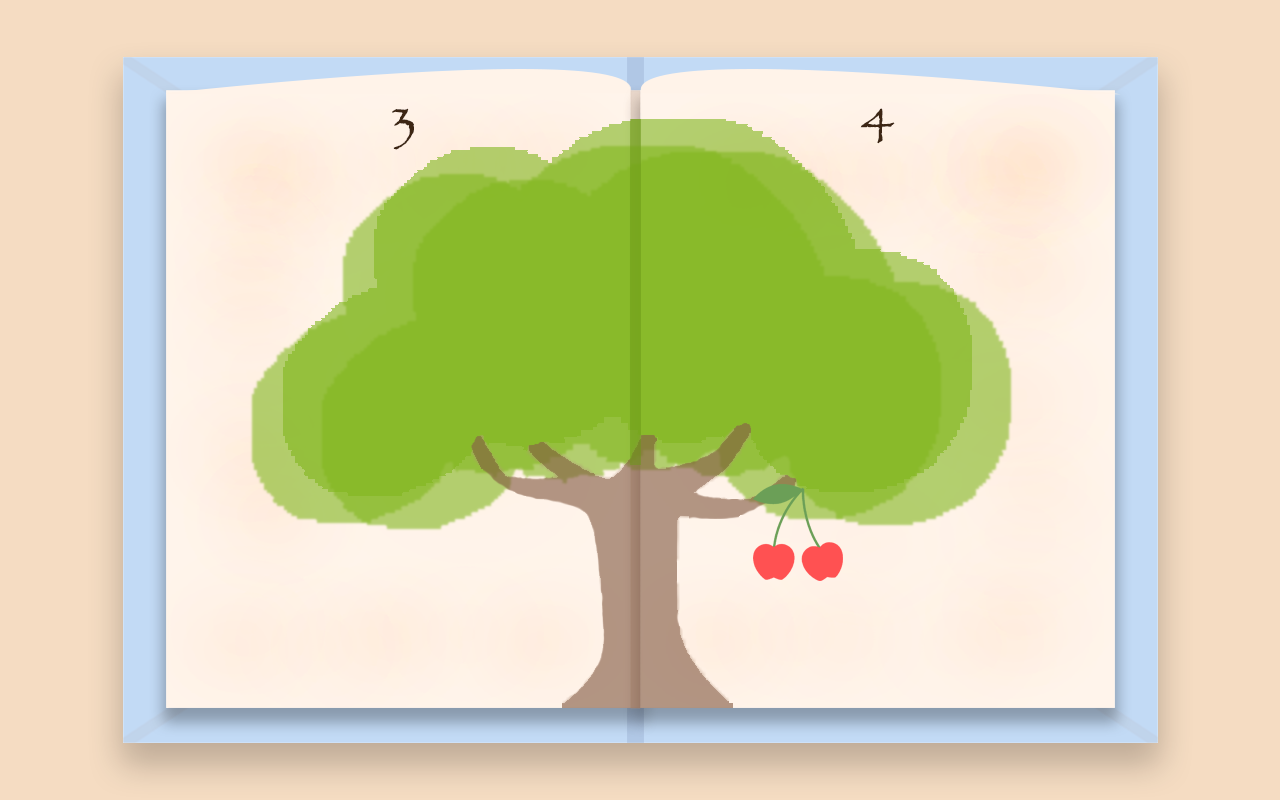
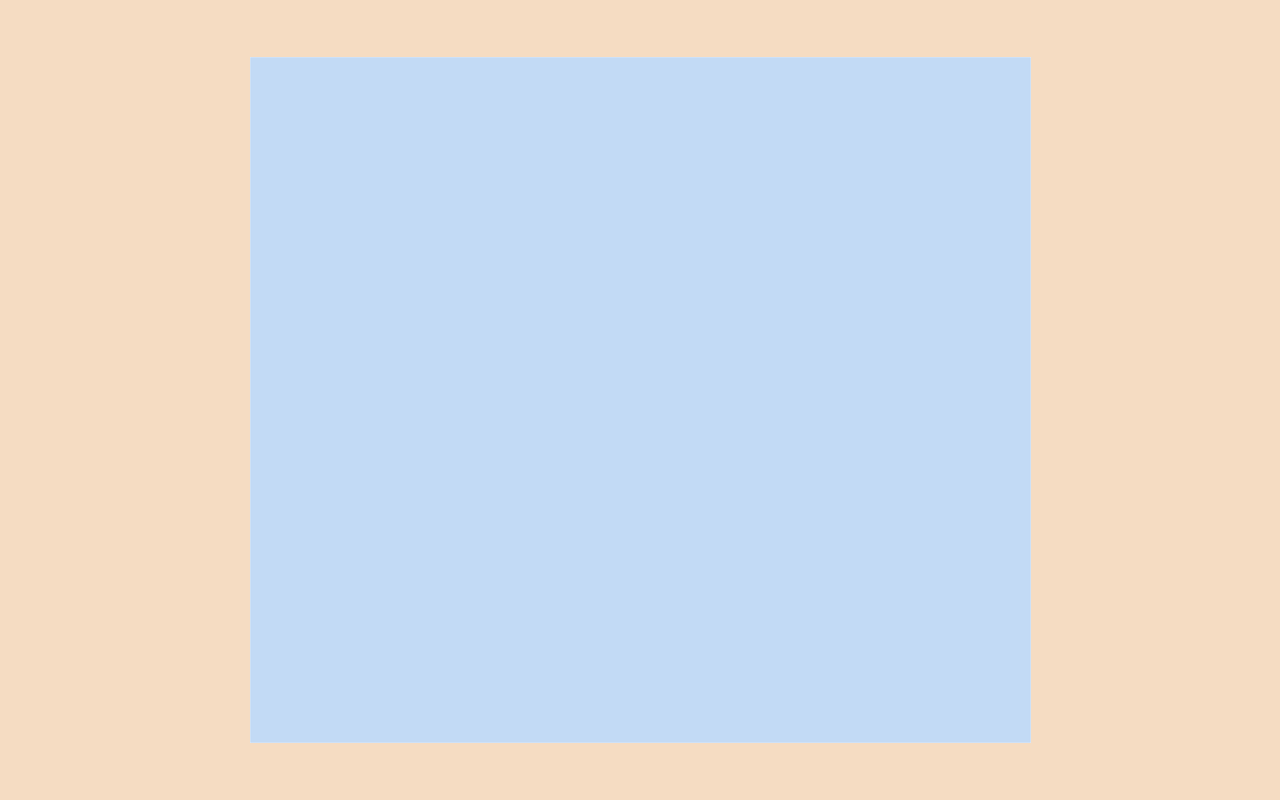
Before/after of a w=1280, h=800 layered artwork. What changed in the layer stack:
removed layer "cherry" over [753, 484, 843, 581]
hid group "tree game" (6 layers) over [249, 108, 1014, 708]
added group "book cover" (1st of 2) with 1 layers above "open book" over [250, 57, 1031, 743]
added layer "book cover" (2nd of 2, in "book cover") in group "book cover" over [250, 57, 1031, 743]
moved "center shadow" into group "open book" over [630, 90, 641, 709]
moved "curve2" into group "open book" over [640, 69, 1121, 100]
moved "page2" into group "open book" over [640, 90, 1115, 708]
moved "curve" into group "open book" over [166, 69, 666, 118]
moved "page1 curve try" into group "open book" over [166, 90, 641, 708]
moved "shadows2" into group "open book" over [123, 57, 1158, 743]
moved "shadows1" into group "open book" over [123, 57, 1158, 743]
moved "book crease" into group "open book" over [627, 57, 644, 743]
renamed "book" to "open book", moved it into group "open book" over [123, 57, 1158, 743]
